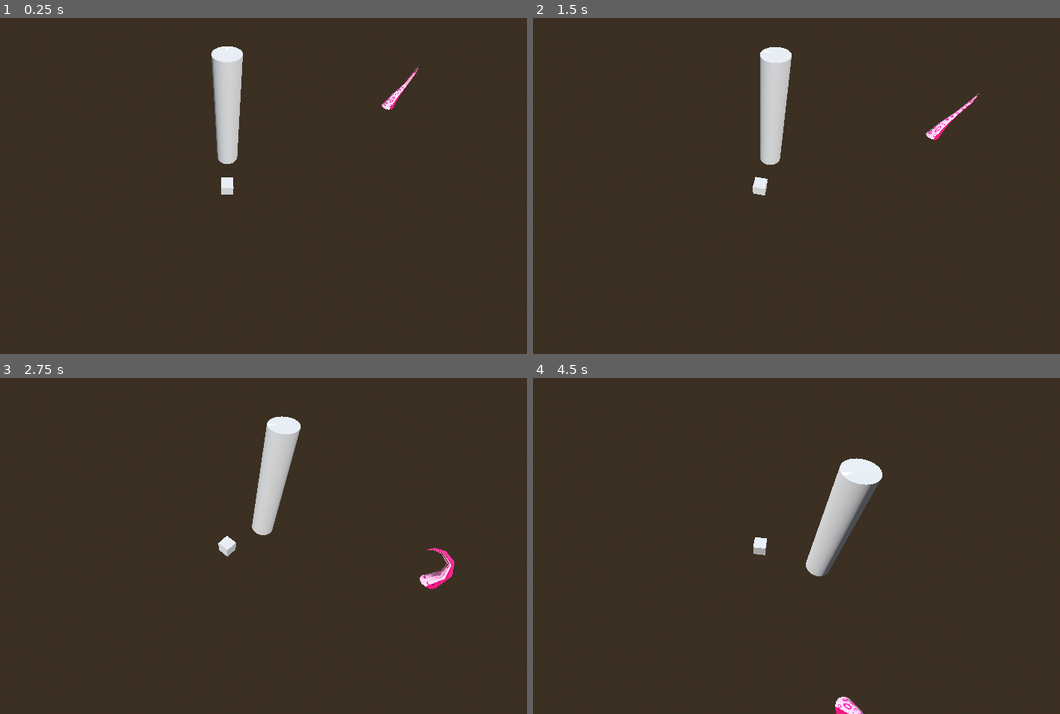
Above: before the commit, frames 1-4 (two rows, left to right).
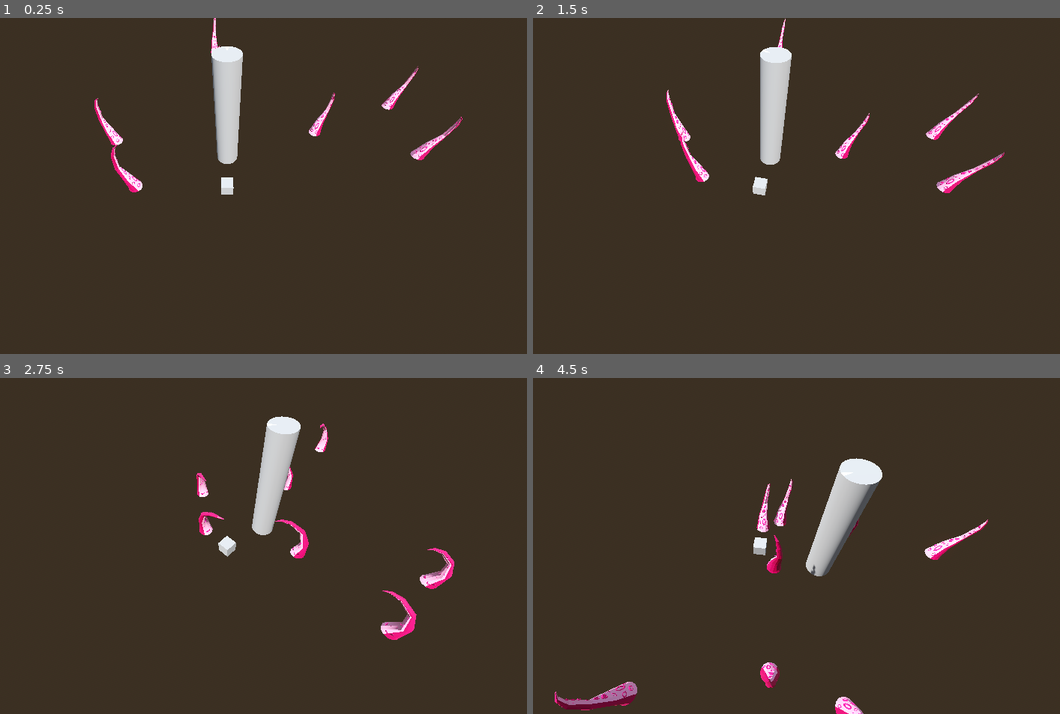
Above: after the commit, the same moments.

Repository: Yrthgze/Lighthouse
Game: Godot game, scene res://scenes/main_level.tscn
The game is run twice, just before and just after one commit, with the same random seed, the same clock (stepped at 60 frames per second) and the same inputs.
Inputs:
- Up to frame 1 (0.25 s): no input
- Up to frame 2 (1.5 s): hold D (rotate_lighthouse_right) 0.53-1.28 s; hold Q (rotate_left) from 1.28 s (still down)
- Up to frame 3 (2.75 s): release Q (rotate_left) at 2.03 s; hold D (rotate_lighthouse_right) from 2.03 s (still down)
- Up to frame 4 (4.5 s): release D (rotate_lighthouse_right) at 3.53 s; hold Q (rotate_left) from 3.53 s (still down)

The runs differ from the first frame. In frame 1, 0.9% of the frame differs, in the area x 17-88%, y 0-52%; in frame 2, 0.9%; in frame 3, 1.1%; in frame 4, 1.7%, in the area x 4-87%, y 30-99%.

Commit message:
[TheLighthouse]: Hotfix

Diff:
--- a/scripts/main_level.gd
+++ b/scripts/main_level.gd
@@ -6,7 +6,7 @@
 # Called when the node enters the scene tree for the first time.
 func _ready():
 	target_position = $Scene/Lighthouse.global_transform.origin
-	spawn_multiple_tentacles(1, 20.0)
+	spawn_multiple_tentacles(8, 20.0)
 
 func generate_random_position_around_target(radius: float) -> Vector3:
 	var random_offset = Vector3(
